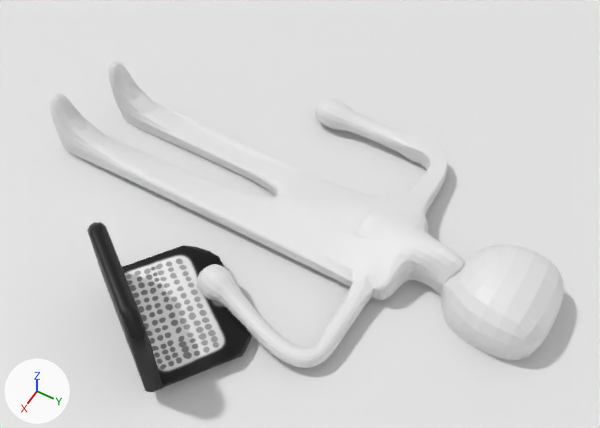
What one commit did to the Blender file Scene 2/scene2.blend.
Before and after are seen from a camera (50 mm lens) standing at (4.08, 4.51, 10.09) and looking at (-2.56, 0.61, 0.34). The lights are fixed; the arrows at lower left show +X, +Y and +Z.
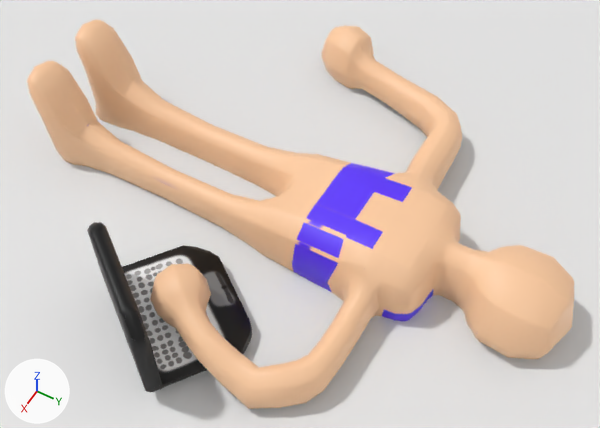
What differs and where, as boxes [x1, y1, x2, y2] in the pictures (600 x 428 px):
'Cube.003', added (beige): after [27, 20, 574, 409]
'Cube.001', hidden: before [50, 61, 564, 368]

Patch to the scene script:
```diff
--- a/Scene 2/scene2.blend.py
+++ b/Scene 2/scene2.blend.py
@@ img_hooman @@
+img_hooman = load_image('hooman', 'textures/hooman.png', 1024, 1024, 'sRGB')
@@ mat_material_001 @@
+mat_material_001 = principled_material('Material.001')
+mat_material_001.texture = img_hooman  # with its transparency
@@ me_cube_006 @@
+me_cube_006.from_pydata(...)  # 1244 vertices, 1258 faces; spans x -3.82..3.11, y -5.02..3.6, z -0.78..1.35
+me_cube_006.polygons.foreach_set('use_smooth', [True] * 1258)
+me_cube_006.materials.append(mat_material_001)  # picture img_hooman
@@ ob_cube_001 @@
 _m = ob_cube_001.modifiers.new('Bevel', 'BEVEL')
 _m.offset_type = 'WIDTH'
+ob_cube_001.hide_set(True)
@@ ob_cube_003 @@
+ob_cube_003 = bpy.data.objects.new('Cube.003', me_cube_006)
+ob_cube_003.location = (-2.71, 1.15, 0.25)
```
